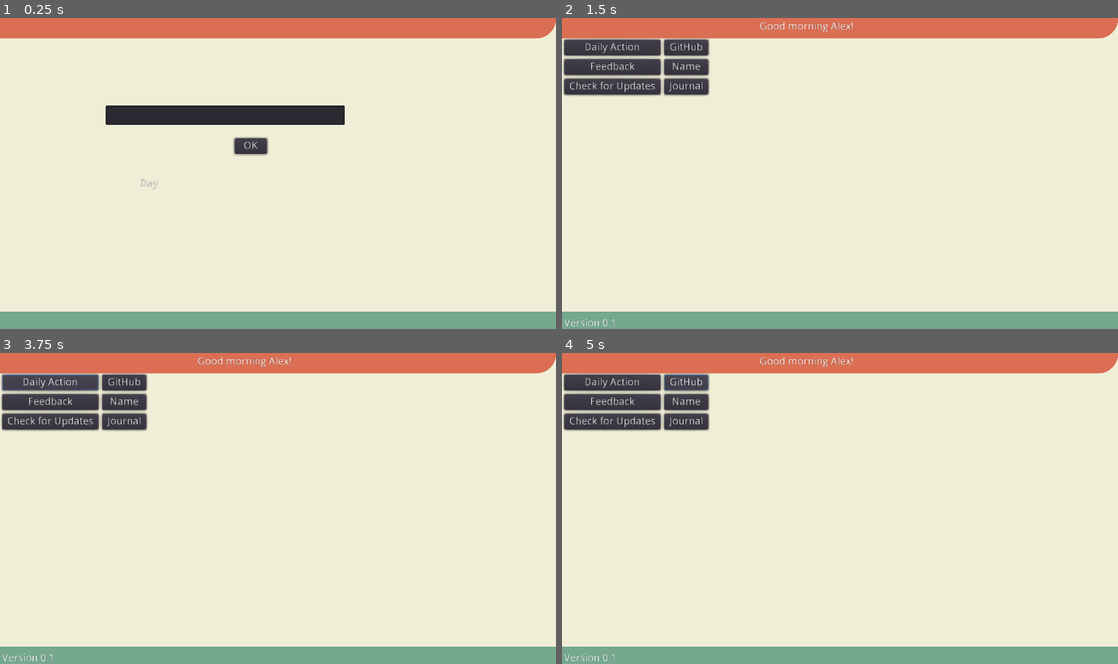
Above: before the commit, frames 1-4 (two rows, left to right).
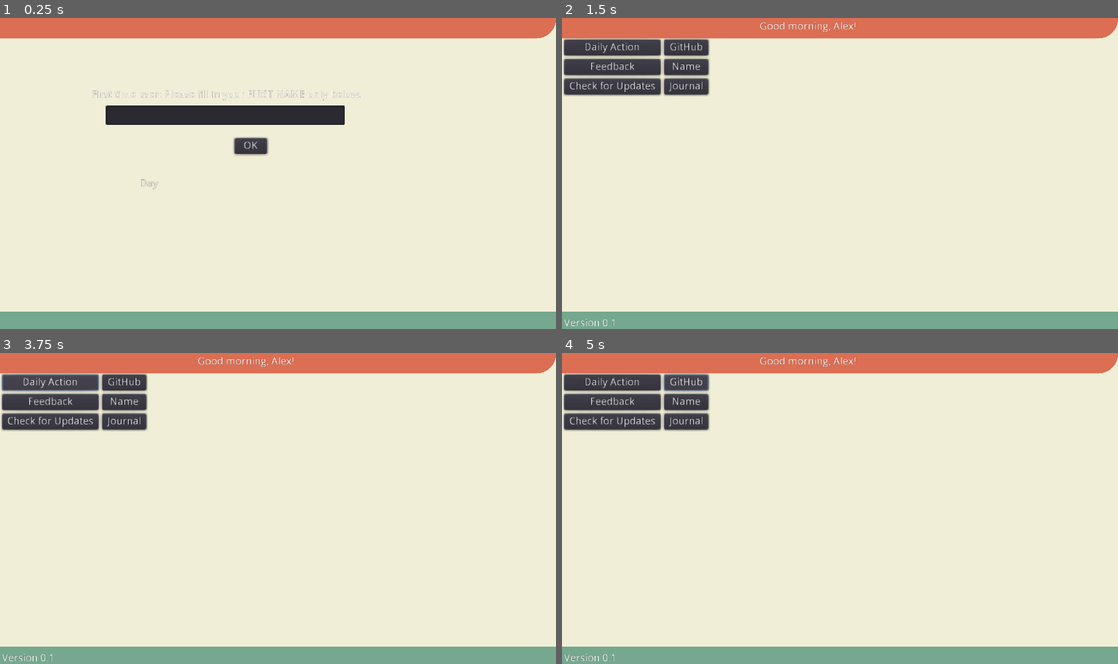
Above: after the commit, the same moments.

Repository: hobbesjaap/wellbeingapp
Game: Godot game, scene res://start_screen.tscn
The game is run twice, just before and just after one commit, with the same random seed, the same clock (stepped at 60 frames per second) and the same inputs.
Inputs (mouse positions are in pixels of both pictures, inside the frame that each line leads up to):
- Up to frame 1 (0.25 s): no input
- Up to frame 2 (1.5 s): click (789, 114) at 0.52 s; type "Alex" at 0.6 s; click "OK" at 1.25 s
- Up to frame 3 (3.75 s): click "Name" at 2 s; click "OK" at 2.75 s; click "Daily Action" at 3.5 s
- Up to frame 4 (5 s): click "GitHub" at 4.25 s

The runs differ from the first frame. In frame 1, 0.2% of the frame differs, in the area x 16-65%, y 23-27%; in frame 2, less than 0.1%; in frame 3, less than 0.1%; in frame 4, less than 0.1%.

Commit message:
fixed welcome label to no longer depend on process delta script

Diff:
--- /dev/null
+++ b/godot/apps/daily_prompts.tscn
@@ -0,0 +1,3 @@
+[gd_scene format=2]
+
+[node name="daily_prompts" type="CanvasLayer"]
--- a/godot/button_user_save.gd
+++ b/godot/button_user_save.gd
@@ -1,42 +1,34 @@
 extends Button
 
-var config = ConfigFile.new()
-
 onready var node_variables = get_node("/root/NodeVariables")
-onready var user_info = get_node("/root/UserValues")
+onready var ui_control = get_node("/root/UiControl")
+onready var user_values = get_node("/root/UserValues")
 onready var user_name = get_node("%textbox_user_name")
-
-# Called when the node enters the scene tree for the first time.
-func _ready():
-	pass # Replace with function body.
-
-# Called every frame. 'delta' is the elapsed time since the previous frame.
-#func _process(delta):
-#	pass
-
 
 func _on_button_user_save_pressed():
 
-# Store some values.
-# Maybe this one only runs if there is no ini
-	config.set_value("User", "user_name", user_name.text)
-	user_info.user_first_name = user_name.text
-	#config.set_value("Player1", "best_score", 10)
-	#onfig.set_value("Player2", "player_name", "V3geta")
-	#config.set_value("Player2", "best_score", 9001)
+	if user_name.text == "":
+		# Prettify this later with a friendly user prompt
+		print("Won't continue. Put in name.")
 
-# Save it to a file (overwrite if already exists).
-# Need to make sure I never lose any values I add.
-# This seems to be a manual thing to program.
-# So per value, make sure to read it upon load.
-# And write it out again as well.
+	else:
+		# First time label turns off - this is done every time - no harm in that?
+		node_variables.first_time_label.visible = false
 
-	config.save("user://user.ini")
+		# Stores values in ini file
+		user_values.config.set_value("User", "user_name", user_name.text)
+		user_values.user_first_name = user_name.text
+		#config.set_value("Player1", "best_score", 10)
+		#onfig.set_value("Player2", "player_name", "V3geta")
+		#config.set_value("Player2", "best_score", 9001)
 
-	node_variables.main_screen.visible = true
-	node_variables.start_menu.visible = true
-	node_variables.user_menu.visible = false
+		# Save it to a file (overwrite if already exists).
+		# Need to make sure I never lose any values I add.
+		# This seems to be a manual thing to program.
+		# So per value, make sure to read it upon load.
+		# And write it out again as well.
 
-# Need to do a "This thing can't be empty" code
-# Most likely here. A if .text = null, then,
-# don't proceed.
+		user_values.config.save("user://user.ini")
+
+		node_variables.welcome_label.text = "Good morning, " + user_values.user_first_name + "!"
+		ui_control.show_start_menu()
--- a/godot/main_screen.gd
+++ b/godot/main_screen.gd
@@ -5,16 +5,13 @@
 onready var ui_control = get_node("/root/UiControl")
 onready var user_info = get_node("/root/UserValues")
 
-var config = ConfigFile.new()
-var err = config.load("user://user.ini")
-
-
 func _ready():
 	# Read config file if it exists
 	# otherwise set up new user data
 
-	if err != OK:
+	if user_info.err != OK:
 		ui_control.show_user_menu()
+		node_variables.first_time_label.visible = true
 
 	else:
 
@@ -22,7 +19,6 @@
 		ui_control.show_start_menu()
 
 	# define variables from ini file
-		user_info.user_first_name = config.get_value("User", "user_name")
 		node_variables.user_name.text = user_info.user_first_name
 
 # Iterate over all sections.
--- a/godot/node_variables.gd
+++ b/godot/node_variables.gd
@@ -4,7 +4,12 @@
 onready var main_screen = get_node("/root/main_screen")
 onready var start_menu = get_node("/root/main_screen/UI/top_container/menus_container/start_menu")
 onready var user_menu = get_node("/root/main_screen/UI/top_container/menus_container/user_details")
+onready var daily_prompts = get_node("/root/main_screen/UI/top_container/menus_container/daily_prompts")
+
+
 onready var user_name = get_node("/root/main_screen/UI/top_container/menus_container/user_details/textbox_user_name")
+onready var first_time_label = get_node("/root/main_screen/UI/top_container/menus_container/user_details/label_first_time")
+onready var welcome_label = get_node("/root/main_screen/UI/top_container/menus_container/start_menu/welcome_title")
 
 
 # Called when the node enters the scene tree for the first time.
--- a/godot/start_menu.gd
+++ b/godot/start_menu.gd
@@ -1,27 +1,31 @@
 extends CanvasLayer
 
 
-onready var user_info = get_node("/root/UserValues")
-onready var program_info = get_node("/root/ProgramValues")
+onready var user_values = get_node("/root/UserValues")
+onready var program_values = get_node("/root/ProgramValues")
 
 
 func _ready():
-#	$HTTPRequest.connect("request_completed", self, "_on_request_completed")
-	$version_label.text = str(program_info.current_version)
+	$version_label.text = str(program_values.current_version)
+	$welcome_title.text = "Good morning, " + user_values.user_first_name + "!"
 
 
-func _process(_delta):
-	$welcome_title.text = "Good morning " + user_info.user_first_name + "!"
+#func _process(_delta):
+#	Currently the only working way to show the user name. NOT desirable, continuously running the same line of code for no reason than me not figuring it out.
+#	$welcome_title.text = "Good morning, " + user_info.user_first_name + "!"
 
 
 func _on_button_update_check_pressed():
 	$HTTPRequest.request("https://raw.githubusercontent.com/hobbesjaap/wellbeingapp/main/version_info.csv")
 
+func update_user_name_label():
+	$welcome_title.text = "Good morning, " + user_values.user_first_name + "!"
+
 
 func _on_HTTPRequest_request_completed(_result, _response_code, _headers, body):
 	var json = JSON.parse(body.get_string_from_utf8())
-	program_info.web_release_version = json.result
-	if program_info.web_release_version > program_info.release_version:
+	program_values.web_release_version = json.result
+	if program_values.web_release_version > program_values.release_version:
 			print("There's an update!")
-	elif program_info.web_release_version == program_info.release_version:
+	elif program_values.web_release_version == program_values.release_version:
 			print("There is no update!")
--- a/godot/start_menu.tscn
+++ b/godot/start_menu.tscn
@@ -73,16 +73,15 @@
 size_flags_vertical = 3
 text = "Journal"
 
-[node name="welcome_title" type="RichTextLabel" parent="."]
+[node name="welcome_title" type="Label" parent="."]
+unique_name_in_owner = true
 anchor_left = 0.5
 anchor_right = 0.5
 margin_left = -185.0
 margin_top = 11.0
 margin_right = 185.0
 margin_bottom = 42.0
-text = "Good morning, Jaap!
-"
-scroll_active = false
+text = "Poofaces are cool"
 
 [node name="HTTPRequest" type="HTTPRequest" parent="."]
 
--- a/godot/start_screen.tscn
+++ b/godot/start_screen.tscn
@@ -1,8 +1,9 @@
-[gd_scene load_steps=6 format=2]
+[gd_scene load_steps=7 format=2]
 
 [ext_resource path="res://main_screen.gd" type="Script" id=1]
 [ext_resource path="res://user_details.tscn" type="PackedScene" id=2]
 [ext_resource path="res://start_menu.tscn" type="PackedScene" id=3]
+[ext_resource path="res://apps/daily_prompts.tscn" type="PackedScene" id=4]
 
 [sub_resource type="StyleBoxFlat" id=1]
 bg_color = Color( 0.862745, 0.435294, 0.329412, 1 )
@@ -40,6 +41,8 @@
 
 [node name="user_details" parent="UI/top_container/menus_container" instance=ExtResource( 2 )]
 
+[node name="daily_prompts" parent="UI/top_container/menus_container" instance=ExtResource( 4 )]
+
 [node name="bottom_bar" type="Panel" parent="UI"]
 margin_top = 680.0
 margin_right = 1280.0
--- a/godot/ui_control.gd
+++ b/godot/ui_control.gd
@@ -2,6 +2,7 @@
 
 
 onready var node_variables = get_node("/root/NodeVariables")
+onready var user_values = get_node("/root/UserValues")
 
 # Called when the node enters the scene tree for the first time.
 func _ready():
@@ -11,11 +12,19 @@
 	node_variables.main_screen.visible = true
 	node_variables.start_menu.visible = true
 	node_variables.user_menu.visible = false
+	node_variables.daily_prompts.visible = false
 
 func show_user_menu():
 	node_variables.main_screen.visible = true
 	node_variables.start_menu.visible = false
 	node_variables.user_menu.visible = true
+	node_variables.daily_prompts.visible = false
+
+func show_daily_prompts():
+	node_variables.main_screen.visible = true
+	node_variables.start_menu.visible = false
+	node_variables.user_menu.visible = false
+	node_variables.daily_prompts.visible = true
 
 # Called every frame. 'delta' is the elapsed time since the previous frame.
 #func _process(delta):
--- a/godot/user_details.tscn
+++ b/godot/user_details.tscn
@@ -29,4 +29,13 @@
 focus_mode = 2
 text = "Day"
 
+[node name="label_first_time" type="Label" parent="."]
+unique_name_in_owner = true
+visible = false
+margin_left = 211.0
+margin_top = 168.0
+margin_right = 832.0
+margin_bottom = 193.0
+text = "First time user: Please fill in your FIRST NAME only below."
+
 [connection signal="pressed" from="button_user_save" to="button_user_save" method="_on_button_user_save_pressed"]
--- a/godot/user_values.gd
+++ b/godot/user_values.gd
@@ -1,8 +1,8 @@
 extends Node
 
-var user_first_name = "Not defined"
-var user_birth_month
-var user_birth_date
+var user_first_name = " "
+var user_birth_month = 0
+var user_birth_day = 0
 
 # For the login-streak thing
 
@@ -11,9 +11,18 @@
 #var user_last_login_month
 #var user_last_login_day
 
-# Called when the node enters the scene tree for the first time.
+
+var config = ConfigFile.new()
+var err = config.load("user://user.ini")
+
 func _ready():
-	pass # Replace with function body.
+	# Read config file if it exists
+	# define variables from ini file
+	if err == OK:
+		user_first_name = config.get_value("User", "user_name")
+
+	else:
+		pass
 
 
 # Called every frame. 'delta' is the elapsed time since the previous frame.
